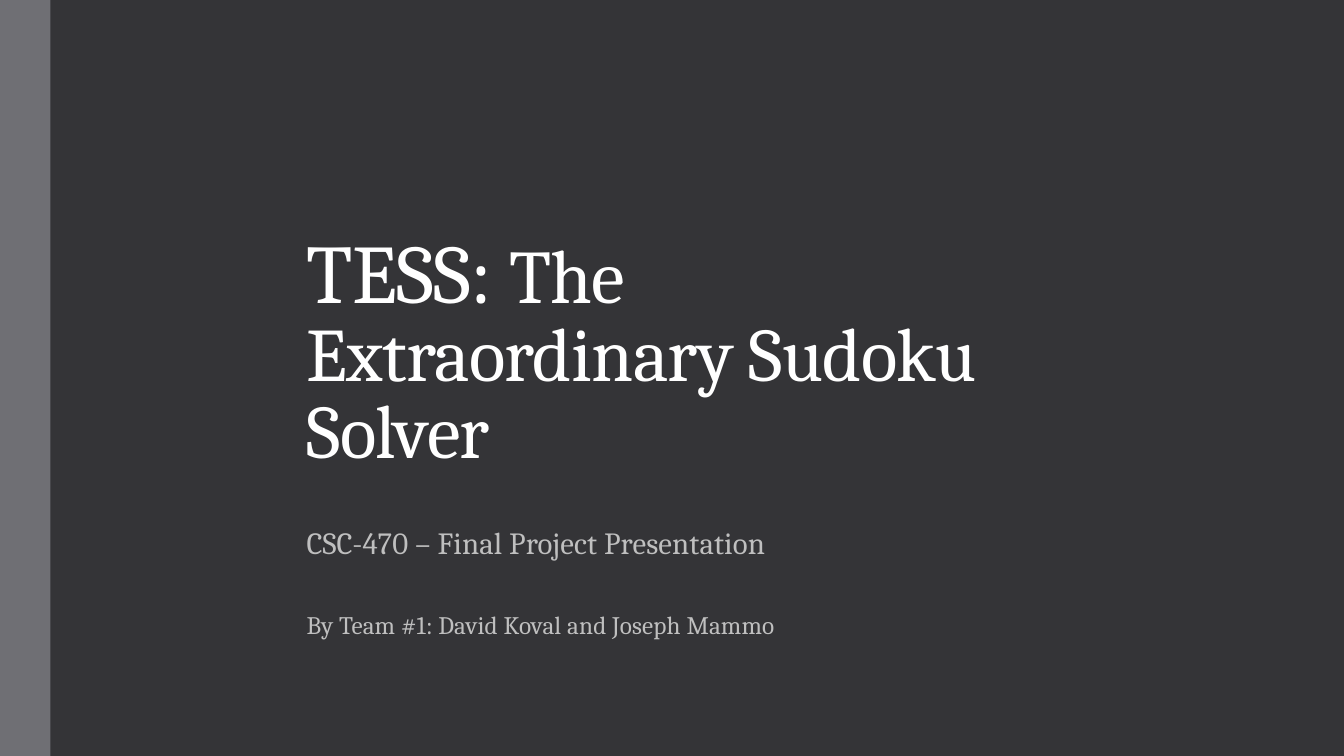
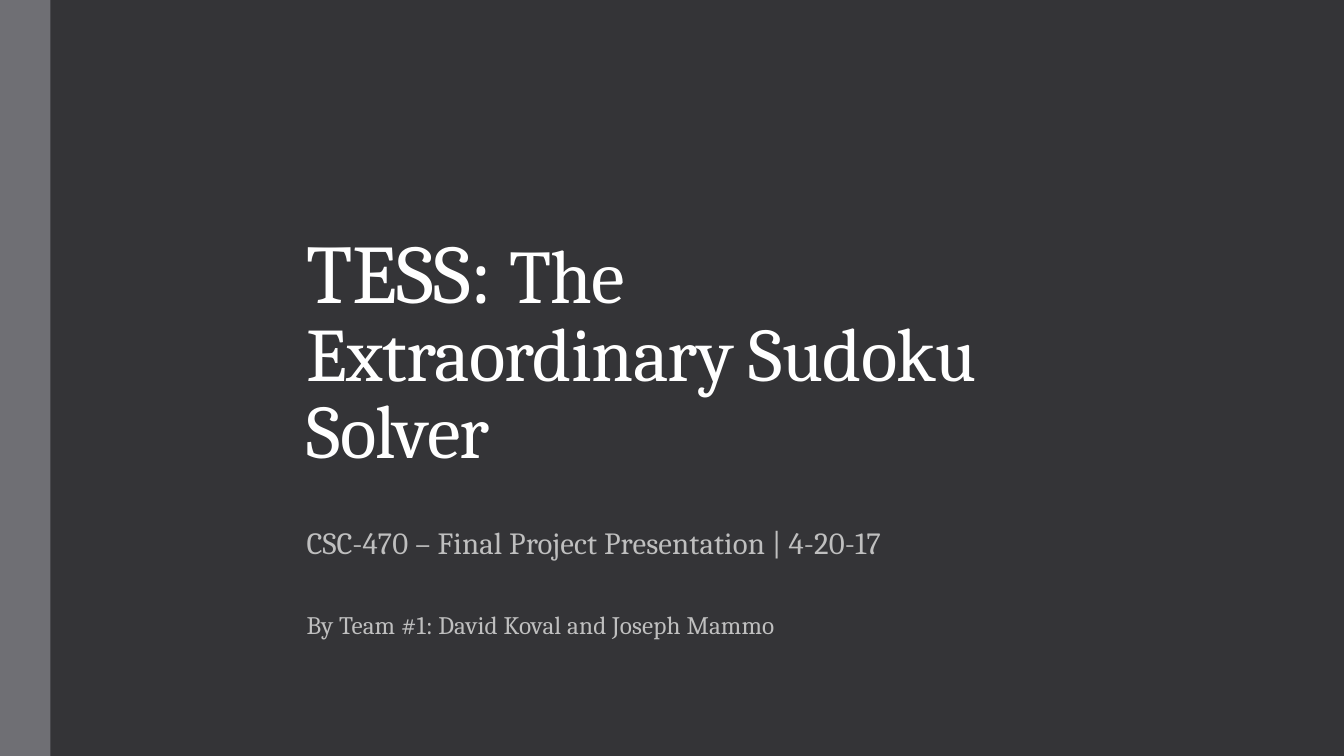
Before and after one commit to dakoval/Sudoku, a slide deck: slide 1 of Project Report/Final Project Report Presentation.pptx. Drawn at 1344x756 pixels with LibreOffice and Linux fonts; fonts in the diff are those of the drawing. Boxes give left, top, right and bottom in pixels: in the first picture for what was removed or moved away, otherwise in the second. Text is boxed around its words. In the diff, an @@ line names an element or a change of style, - is before the commit and + after.

```diff
--- a/Project Report/Final Project Report Presentation.pptx
+++ b/Project Report/Final Project Report Presentation.pptx
@@ subtitle at (x1=307, y1=532, x2=881, y2=561): text changed @@
-CSC-470 – Final Project Presentation
+CSC-470 – Final Project Presentation | 4-20-17
```
Also in this commit, not shown: 15 other slides changed, 5 slides added, 3 slides removed, 4 other files.
